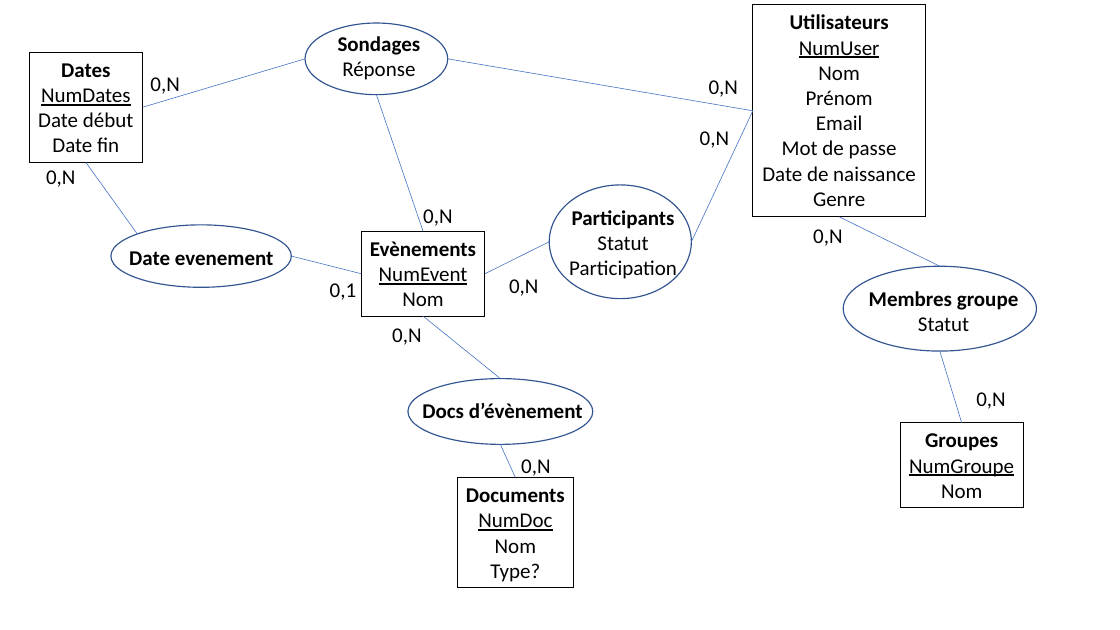
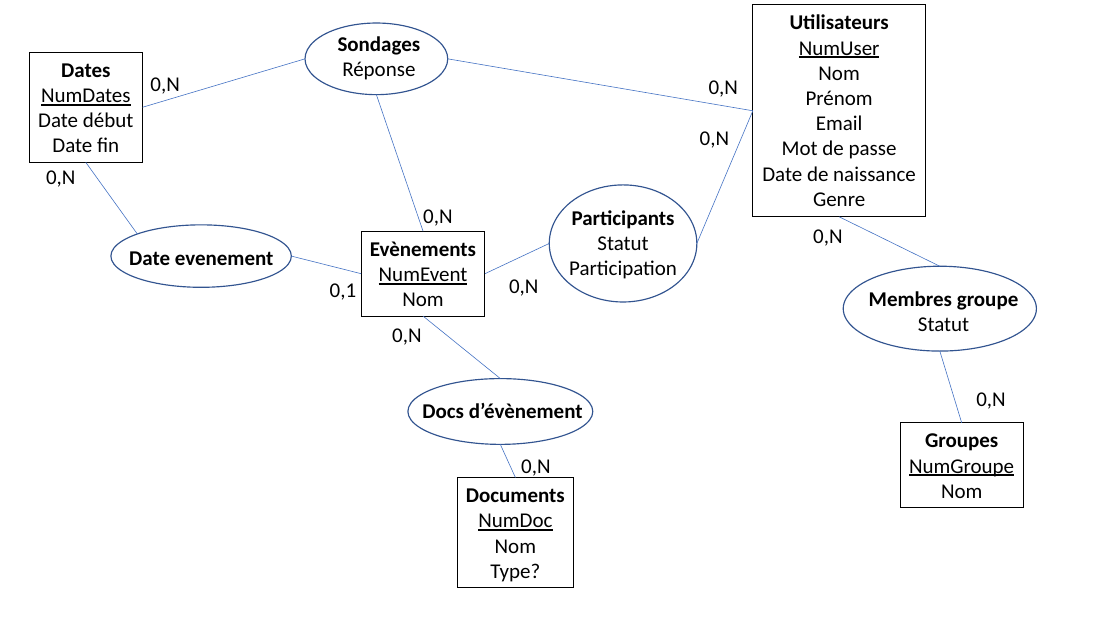
Before and after one commit to remicorne/ProjetPlanificateurEvenements, a slide deck: slide 1 of base de données.pptx. Drawn at 1120x630 pixels with LibreOffice and Linux fonts; fonts in the diff are those of the drawing. Boxes give left, top, right and bottom in pixels: in the first picture for what was removed or moved away, otherwise in the second. Text is boxed around its words. In the diff, an @@ line names an element or a change of style, - is before the commit and + after.

```diff
--- a/base de données.pptx
+++ b/base de données.pptx
@@ line moved from (753, 111) - (691, 242) to (753, 111) - (697, 244) @@
@@ ellipse: place and size @@
-ellipse at (549, 185, 691, 298)
+ellipse at (549, 185, 697, 302)
```
Also in this commit, not shown: 6 other files.
